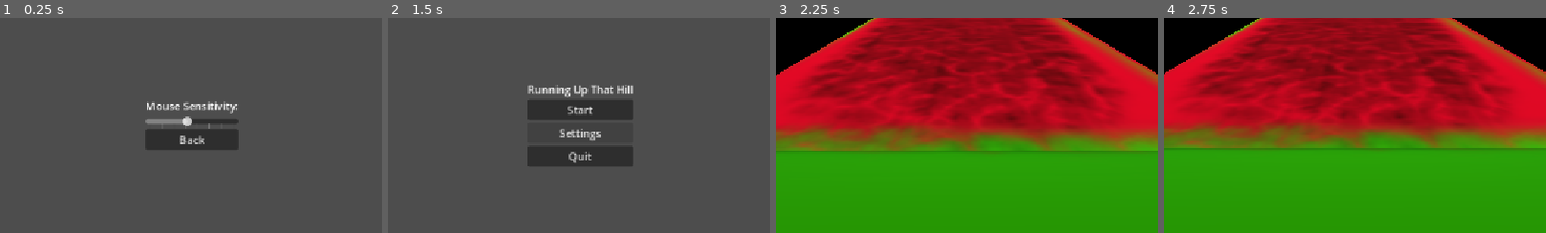
Above: before the commit, frames 1-4 (left to right).
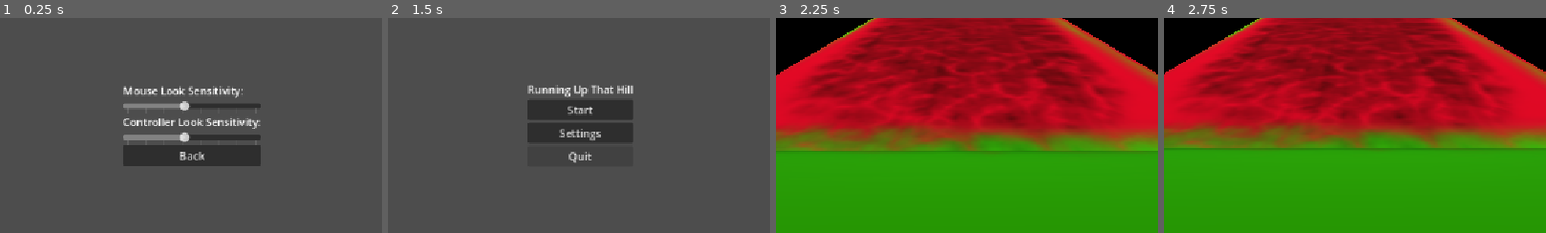
Above: after the commit, the same moments.

Repository: joeclarke9951/running-up-that-hill
Game: Godot game, scene res://Menus/settings_menu.tscn
The game is run twice, just before and just after one commit, with the same random seed, the same clock (stepped at 60 frames per second) and the same inputs. This scene is started directly instead of the project's main scene.
Inputs (mouse positions are % of the whole screen's width and height, from its top left):
- Up to frame 1 (0.25 s): no input
- Up to frame 2 (1.5 s): tap Enter at 0.5 s; move the mouse to (45, 70) at 0.52 s; hold W (forward) 0.53-1.25 s; hold Shift (sprint) 0.53-1.25 s; tap Space (jump) at 0.77 s; click "Back" at 1.25 s
- Up to frame 3 (2.25 s): click "Start" at 2 s
- Up to frame 4 (2.75 s): no input
The pictures show only the part of the screen within x 25-75%, y 25-75%; the shares and areas given below are measured in that part.

The runs differ from the first frame. In frame 1, 7.0% of the frame differs, in the area x 32-69%, y 31-69%; in frame 2, less than 0.1%; in frame 3, nothing differs; in frame 4, nothing differs.

Commit message:
added controller look + sensitivity settings

Diff:
--- a/Autoloads/settingsmanager.gd
+++ b/Autoloads/settingsmanager.gd
@@ -1,3 +1,4 @@
 extends Node
 
 @export var look_sensitivity = 0.005
+@export var controller_look_sensitivity = 0.005
--- a/Menus/settings_menu.gd
+++ b/Menus/settings_menu.gd
@@ -1,7 +1,8 @@
 extends Node2D
 
 func _ready() -> void:
-	$Camera2D/VBoxContainer/SensitivitySlider.value = SettingsManager.look_sensitivity
+	$Camera2D/VBoxContainer/MouseSensitivitySlider.value = SettingsManager.look_sensitivity
+	$Camera2D/VBoxContainer/ControllerSensitivitySlider.value = SettingsManager.controller_look_sensitivity
 
 func _on_back_button_button_down() -> void:
 	get_tree().change_scene_to_file("res://Menus/main_menu.tscn")
@@ -9,4 +10,9 @@
 
 func _on_sensitivity_slider_drag_ended(value_changed: bool) -> void:
 	if value_changed:
-		SettingsManager.look_sensitivity = $Camera2D/VBoxContainer/SensitivitySlider.value
+		SettingsManager.look_sensitivity = $Camera2D/VBoxContainer/MouseSensitivitySlider.value
+
+
+func _on_controller_sensitivity_slider_drag_ended(value_changed: bool) -> void:
+	if value_changed:
+		SettingsManager.look_sensitivity = $Camera2D/VBoxContainer/ControllerSensitivitySlider.value
--- a/Menus/settings_menu.tscn
+++ b/Menus/settings_menu.tscn
@@ -23,9 +23,23 @@
 
 [node name="MouseSensitivity" type="Label" parent="Camera2D/VBoxContainer" unique_id=347772163]
 layout_mode = 2
-text = "Mouse Sensitivity:"
+text = "Mouse Look Sensitivity:"
 
-[node name="SensitivitySlider" type="HSlider" parent="Camera2D/VBoxContainer" unique_id=298659196]
+[node name="MouseSensitivitySlider" type="HSlider" parent="Camera2D/VBoxContainer" unique_id=298659196]
+layout_mode = 2
+min_value = 0.001
+max_value = 0.01
+step = 0.001
+value = 0.005
+scrollable = false
+tick_count = 8
+ticks_on_borders = true
+
+[node name="ControllerSensitivity" type="Label" parent="Camera2D/VBoxContainer" unique_id=624440702]
+layout_mode = 2
+text = "Controller Look Sensitivity:"
+
+[node name="ControllerSensitivitySlider" type="HSlider" parent="Camera2D/VBoxContainer" unique_id=780808503]
 layout_mode = 2
 min_value = 0.001
 max_value = 0.01
@@ -40,5 +54,6 @@
 text = "Back
 "
 
-[connection signal="drag_ended" from="Camera2D/VBoxContainer/SensitivitySlider" to="." method="_on_sensitivity_slider_drag_ended"]
+[connection signal="drag_ended" from="Camera2D/VBoxContainer/MouseSensitivitySlider" to="." method="_on_sensitivity_slider_drag_ended"]
+[connection signal="drag_ended" from="Camera2D/VBoxContainer/ControllerSensitivitySlider" to="." method="_on_controller_sensitivity_slider_drag_ended"]
 [connection signal="button_down" from="Camera2D/VBoxContainer/BackButton" to="." method="_on_back_button_button_down"]
--- a/SceneElements/player_body.gd
+++ b/SceneElements/player_body.gd
@@ -14,6 +14,15 @@
 func _ready() -> void:
 	GameManager.set_player(self, 0)
 	Input.mouse_mode = Input.MOUSE_MODE_CAPTURED
+
+func _process(_delta: float) -> void:
+	# if controller is connected:
+	if len(Input.get_connected_joypads()) > 0:
+		var right_stick_horizontal = Input.get_axis("look_right", "look_left") * 10
+		var right_stick_vertical = Input.get_axis("look_up", "look_down") * 7.5
+		rotate_y(right_stick_horizontal * SettingsManager.controller_look_sensitivity)
+		$PlayerCamera.rotate_x(-right_stick_vertical * SettingsManager.controller_look_sensitivity)
+		$PlayerCamera.rotation.x = clampf($PlayerCamera.rotation.x, -deg_to_rad(70), deg_to_rad(70))
 
 func _physics_process(delta: float) -> void:
 	velocity.y += GameManager.gravity * delta
@@ -33,6 +42,7 @@
 		$PlayerCamera.rotate_x(-event.relative.y * SettingsManager.look_sensitivity)
 		$PlayerCamera.rotation.x = clampf($PlayerCamera.rotation.x, -deg_to_rad(70), deg_to_rad(70))
 
+
 ###
 # Health and Score
 ###
